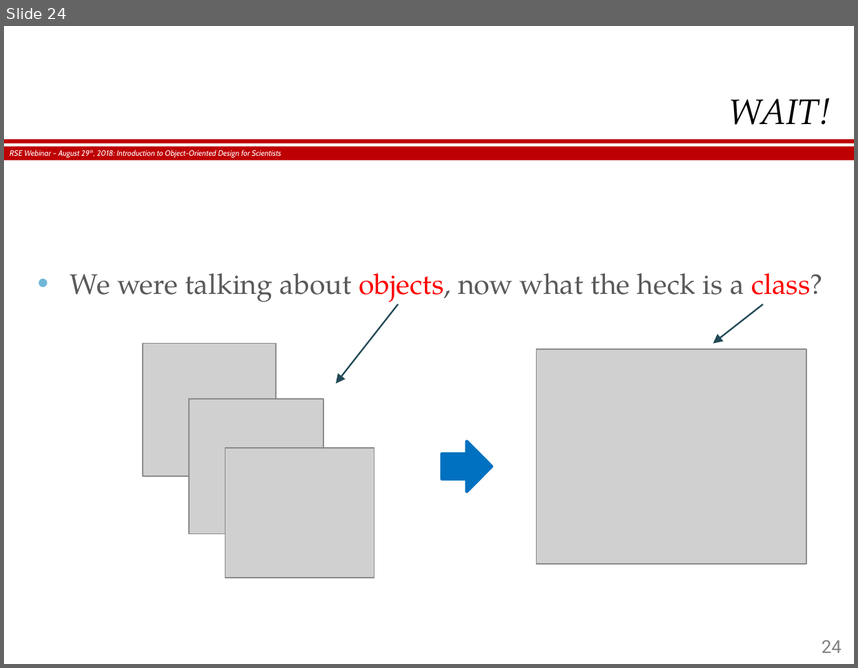
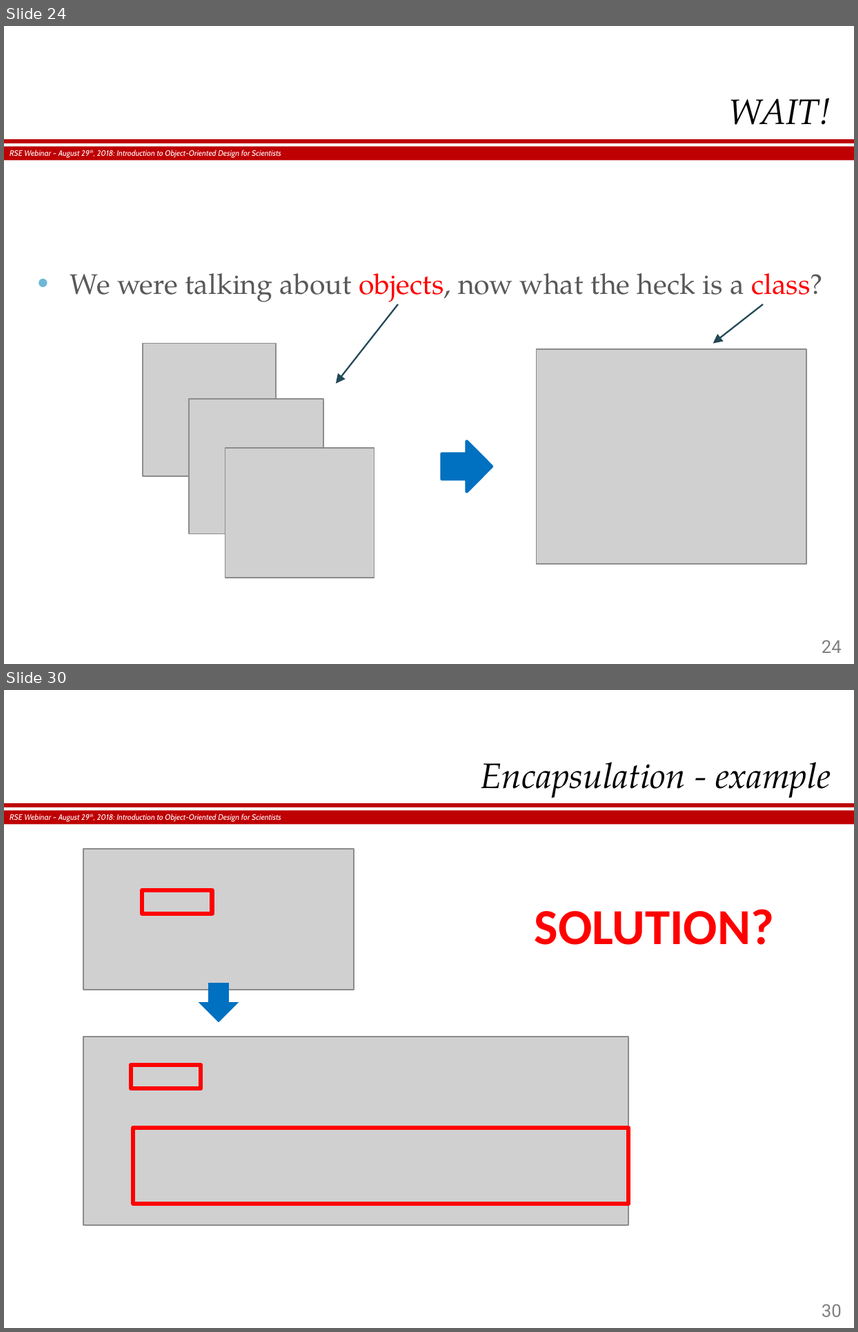
Before and after one commit to hergin/ObjectOrientedMethodology, a slide deck: RSE Webinar - 08.29.2018.pptx. Shown one above the other, each under a label of ours: slide 24 before the commit, slides 24 and 30 after it; the slides between them are not shown. The pictures are 858x668 and 858x1332 pixels, drawn with LibreOffice and Linux fonts; fonts in the diff are those of the drawing; grey boxes stand for pictures; background and template pictures are left out. Boxes give left, top, right and bottom in pixels: in the first picture for what was removed or moved away, otherwise in the second. Text is boxed around its words. In the diff, an @@ line names an element or a change of style, - is before the commit and + after.

```diff
--- a/RSE Webinar - 08.29.2018.pptx
+++ b/RSE Webinar - 08.29.2018.pptx
@@ slide 30 added at [4,690,854,1328], background #FFFFFF; not listed: 3 template elements that a slide beside it also shows @@
@@ title added at [481,762,831,798], 22.5 pt, text #000000, italic @@
+Encapsulation - example
@@ picture added at [83,849,355,989] @@
@@ rectangle added at [142,891,212,914], outline #FF0000 2.75 pt @@
@@ text added at [535,909,774,945], 32 pt, text #FF0000, bold @@
+SOLUTION?
@@ right arrow added at [199,983,238,1021], fill #0070C0, outline #0070C0 0 pt @@
@@ picture added at [83,1037,628,1225] @@
@@ rectangle added at [131,1065,201,1089], outline #FF0000 2.75 pt @@
@@ rectangle added at [133,1127,628,1203], outline #FF0000 2.75 pt @@
@@ page number added at [822,1303,842,1317], 11.2 pt, text #808080 @@
+30
```
Also in this commit, not shown: 8 slides changed, 29 other slides added, 4 other files.
